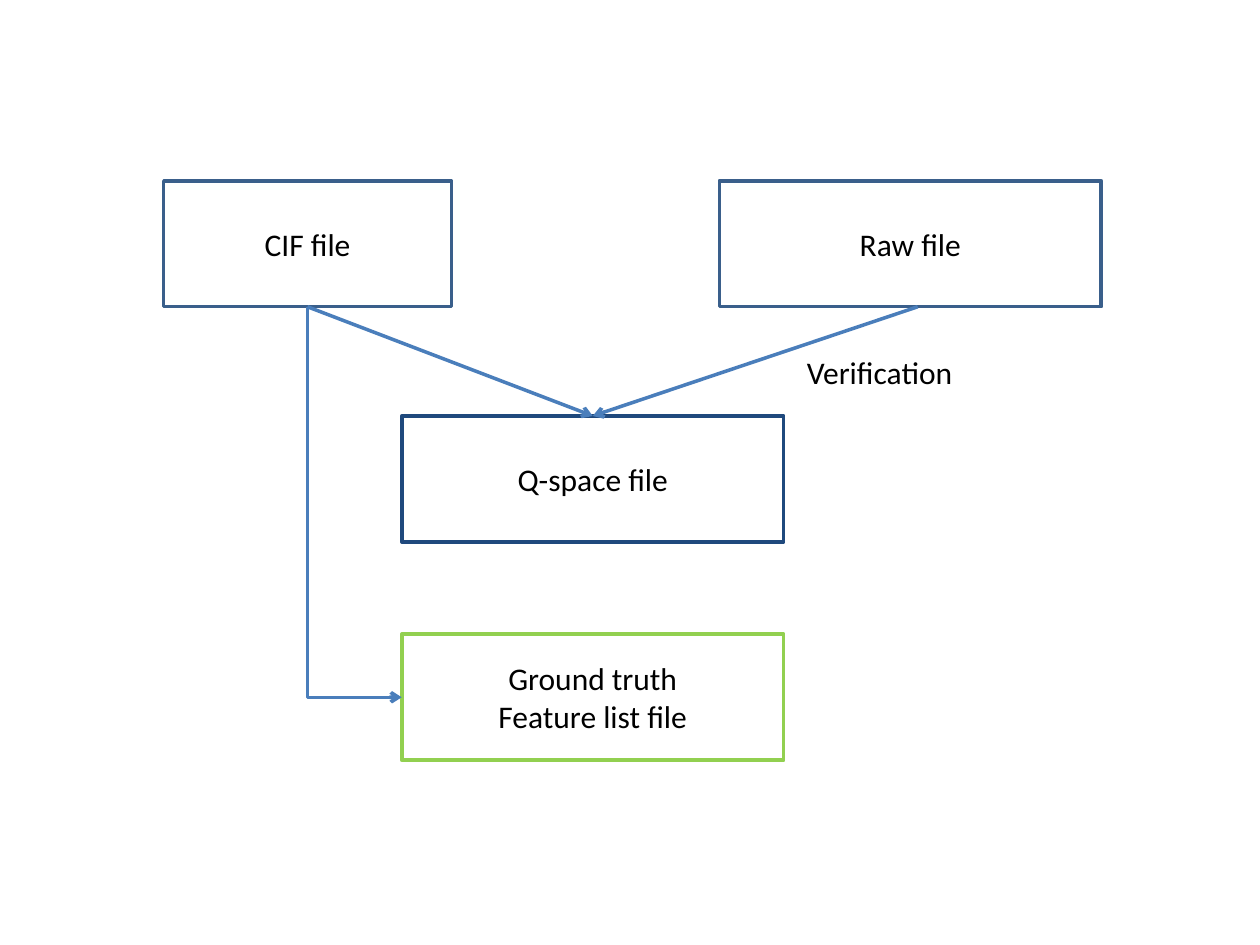
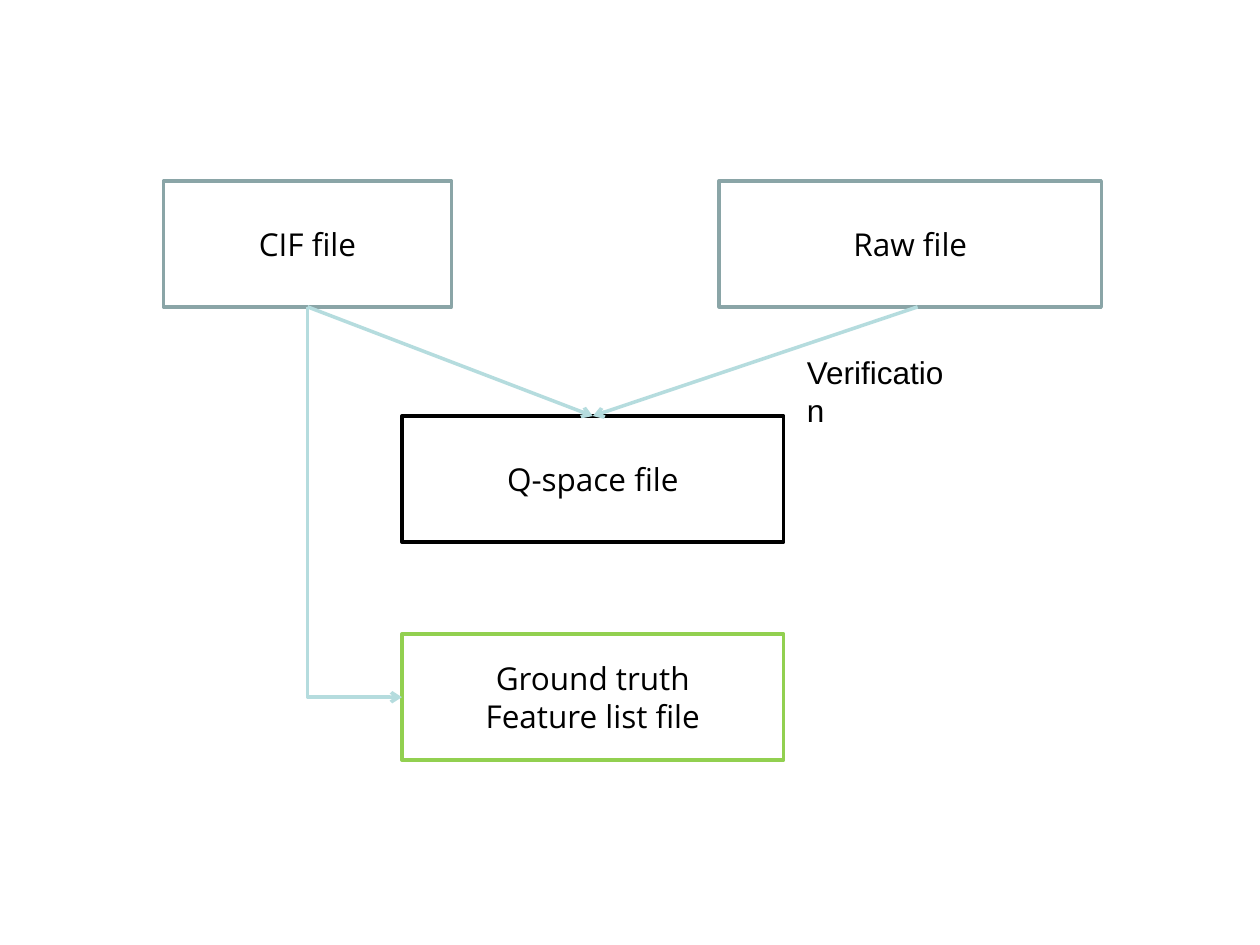
Before and after one commit to ISISScientificComputing/ml-peak-finding, a slide deck: slide 10 of documents/presentations/machine_learning_at_ISIS.pptx. Drawn at 1260x945 pixels with LibreOffice and Linux fonts; fonts in the diff are those of the drawing; background and template pictures are left out. Boxes give left, top, right and bottom in pixels: in the first picture for what was removed or moved away, otherwise in the second. Text is boxed around its words. In the diff, an @@ line names an element or a change of style, - is before the commit and + after.

```diff
--- a/documents/presentations/machine_learning_at_ISIS.pptx
+++ b/documents/presentations/machine_learning_at_ISIS.pptx
@@ rectangle "CIF file" at (164,181,451,307): font Calibri to Open Sans; outline #3A5F8C 2 pt to #8AA6A8 2 pt @@
@@ rectangle "Raw file" at (719,181,1101,307): font Calibri to Open Sans; outline #3A5F8C 2 pt to #8AA6A8 2 pt @@
@@ arrow (307, 307) - (592, 416): stroke #4B7EBC 2 pt to #B6DCDF 2 pt @@
@@ elbow arrow (307, 307) - (402, 697): stroke #4B7EBC 2 pt to #B6DCDF 2 pt @@
@@ arrow (917, 307) - (592, 416): stroke #4B7EBC 2 pt to #B6DCDF 2 pt @@
@@ text "Verification" at (795,346,968,397): font Calibri to Arial @@
@@ rectangle "Q-space file" at (402,416,784,542): font Calibri to Open Sans; outline #1F497D 2 pt to #000000 2 pt @@
@@ rectangle "Ground truth" at (402,634,784,760): font Calibri to Open Sans @@
```
Also in this commit, not shown: 12 other slides changed.
